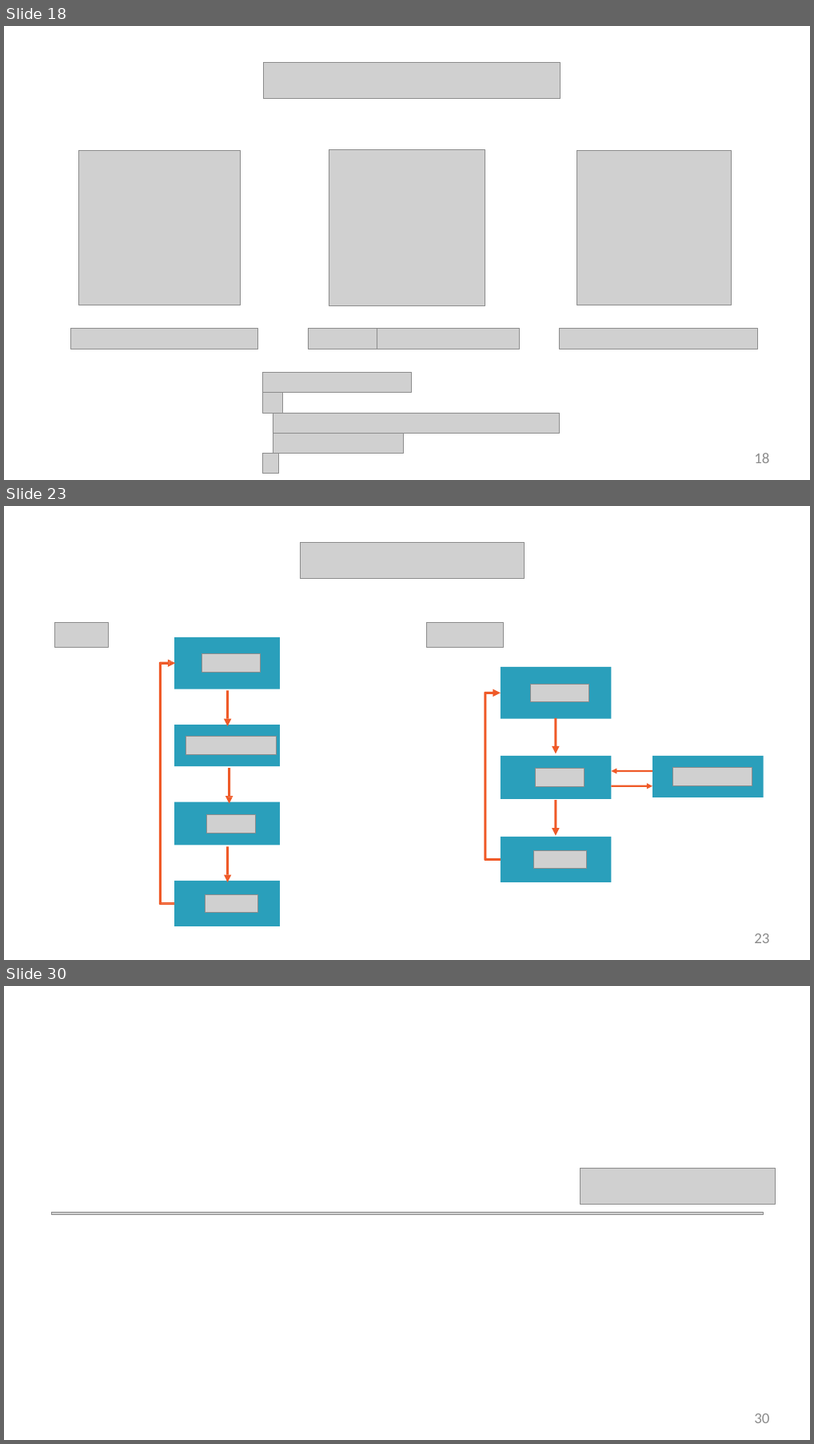
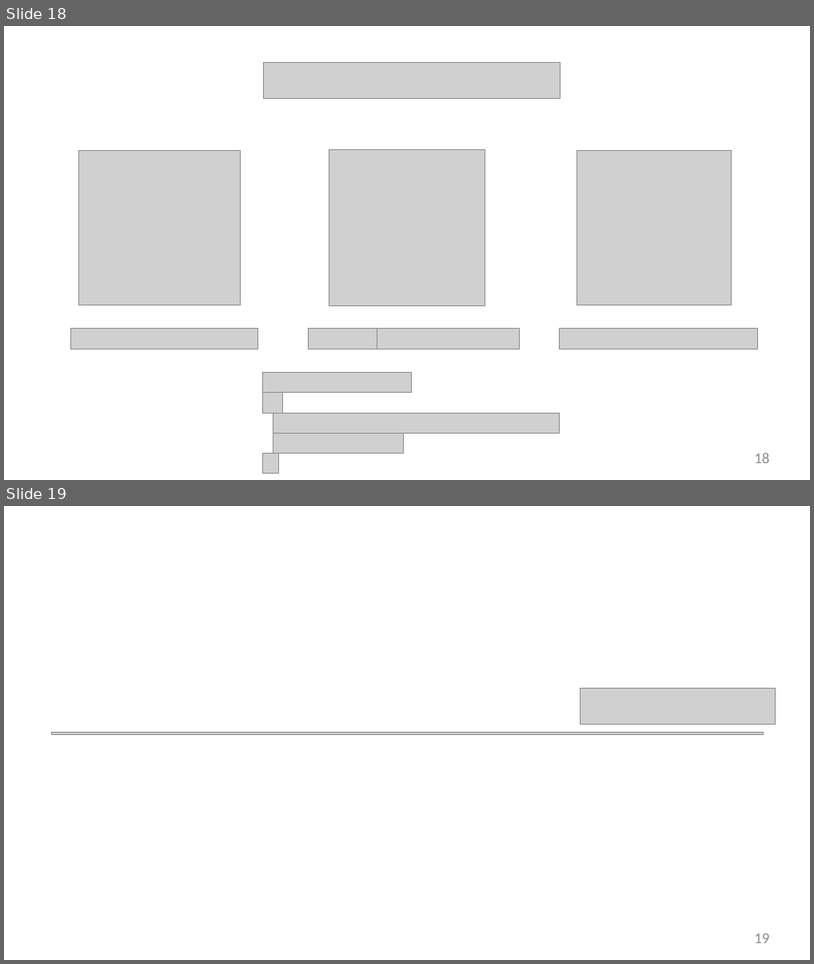
Before and after one commit to StevenJoseph19/GS-Training, a slide deck: Training Materials/16. React with Redux/Slides/1. Intro to Redux/intro-to-redux-slides.pptx. Shown one above the other, each under a label of ours: slides 18, 23 and 30 before the commit, slides 18 and 19 after it; the slides between them are not shown. The pictures are 814x1444 and 814x964 pixels, drawn with LibreOffice and Linux fonts; fonts in the diff are those of the drawing; grey boxes stand for pictures. Boxes give left, top, right and bottom in pixels: in the first picture for what was removed or moved away, otherwise in the second. Text is boxed around its words. In the diff, an @@ line names an element or a change of style, - is before the commit and + after.

```diff
--- a/Training Materials/16. React with Redux/Slides/1. Intro to Redux/intro-to-redux-slides.pptx
+++ b/Training Materials/16. React with Redux/Slides/1. Intro to Redux/intro-to-redux-slides.pptx
@@ slide 23 removed at box(4, 506, 810, 960), background #FFFFFF @@
@@ picture removed at box(301, 542, 525, 579) @@
@@ picture removed at box(55, 623, 109, 647) @@
@@ picture removed at box(427, 623, 504, 647) @@
@@ freeform shape removed at box(174, 637, 280, 689) @@
@@ freeform shape removed at box(159, 659, 175, 904) @@
@@ picture removed at box(202, 654, 261, 672) @@
@@ freeform shape removed at box(501, 667, 611, 719) @@
@@ freeform shape removed at box(224, 691, 231, 726) @@
@@ freeform shape removed at box(484, 688, 653, 860) @@
@@ picture removed at box(531, 684, 589, 702) @@
@@ freeform shape removed at box(174, 724, 281, 766) @@
@@ picture removed at box(186, 736, 276, 755) @@
@@ freeform shape removed at box(226, 768, 233, 804) @@
@@ freeform shape removed at box(501, 756, 611, 798) @@
@@ picture removed at box(536, 768, 585, 786) @@
@@ freeform shape removed at box(653, 756, 764, 797) @@
@@ picture removed at box(673, 768, 753, 785) @@
@@ freeform shape removed at box(174, 802, 280, 844) @@
@@ picture removed at box(207, 815, 256, 832) @@
@@ freeform shape removed at box(501, 836, 611, 882) @@
@@ freeform shape removed at box(224, 847, 231, 882) @@
@@ picture removed at box(534, 850, 587, 868) @@
@@ freeform shape removed at box(174, 880, 280, 927) @@
@@ picture removed at box(206, 894, 258, 912) @@
@@ page number removed at box(754, 933, 770, 943) @@
-23
@@ what was slide 30 is now slide 19 @@
@@ page number at box(754, 933, 770, 943): text changed @@
-30
+19
```
Also in this commit, not shown: 1 slide changed, 10 other slides removed, 7 other files.
